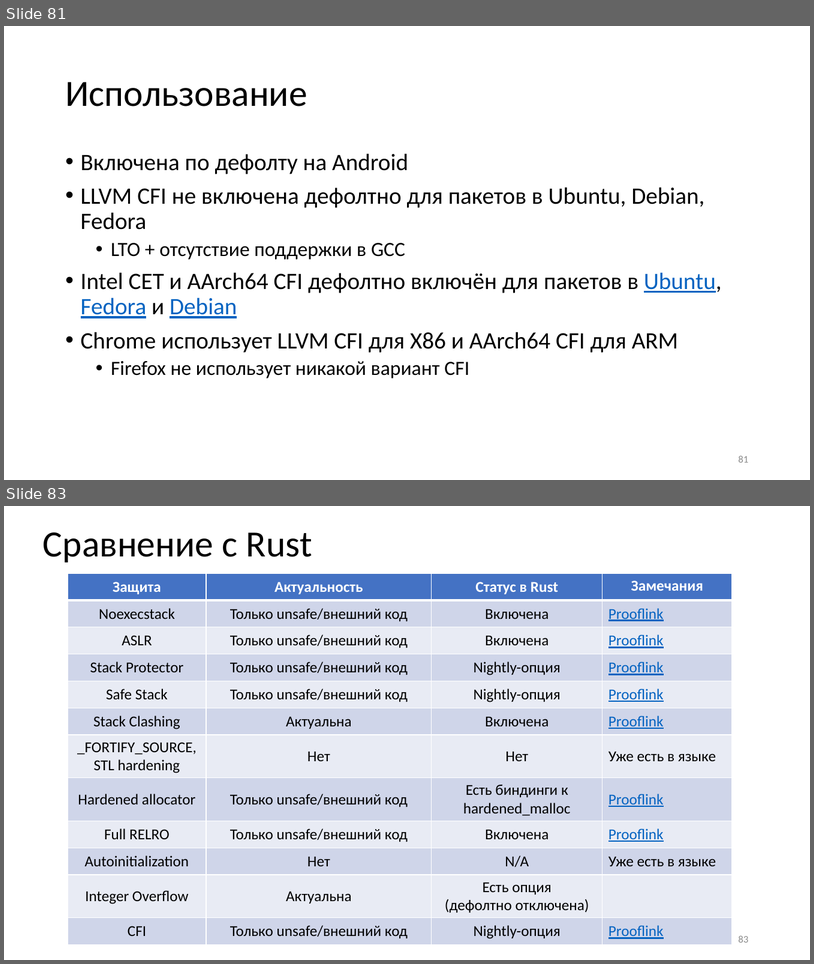
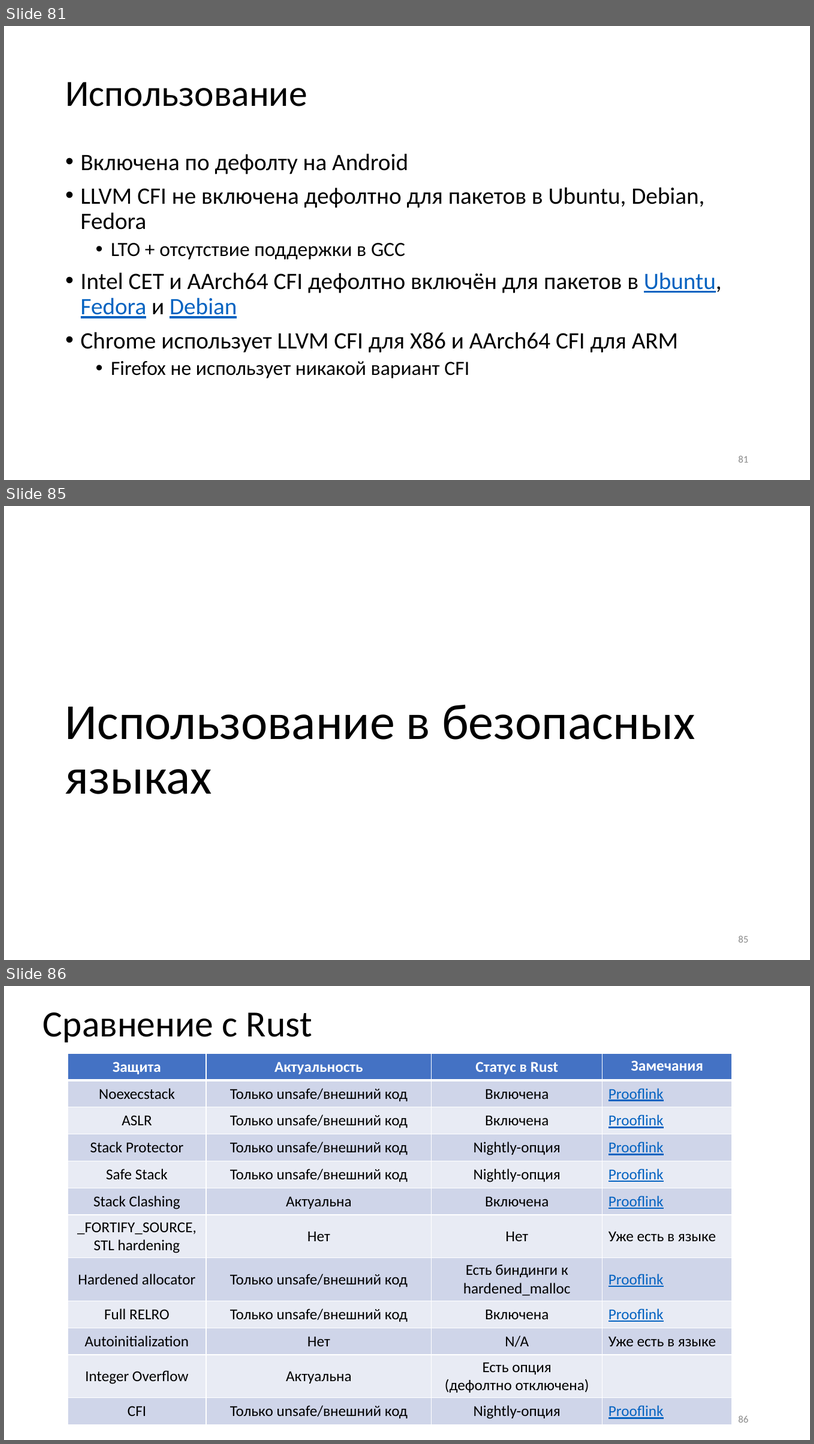
Before and after one commit to yugr/slides, a slide deck: CppZeroCost/2025/RU.pptx. Shown one above the other, each under a label of ours: slides 81 and 83 before the commit, slides 81, 85 and 86 after it; the slides between them are not shown. The pictures are 814x964 and 814x1444 pixels, drawn with LibreOffice and Linux fonts; fonts in the diff are those of the drawing. Boxes give left, top, right and bottom in pixels: in the first picture for what was removed or moved away, otherwise in the second. Text is boxed around its words. In the diff, an @@ line names an element or a change of style, - is before the commit and + after.

```diff
--- a/CppZeroCost/2025/RU.pptx
+++ b/CppZeroCost/2025/RU.pptx
@@ slide 85 added at (4,506,810,960), background #FFFFFF @@
@@ title added at (65,705,696,794), 60 pt, text #000000 @@
+Использование в безопасных языках
@@ page number added at (738,935,749,942), 12 pt, text #8C8C8C @@
+85
@@ what was slide 83 is now slide 86 @@
@@ page number at (738,1415,749,1422): text changed @@
-83
+86
```
Also in this commit, not shown: 3 other slides added, 1 slide removed, 1 other file.
